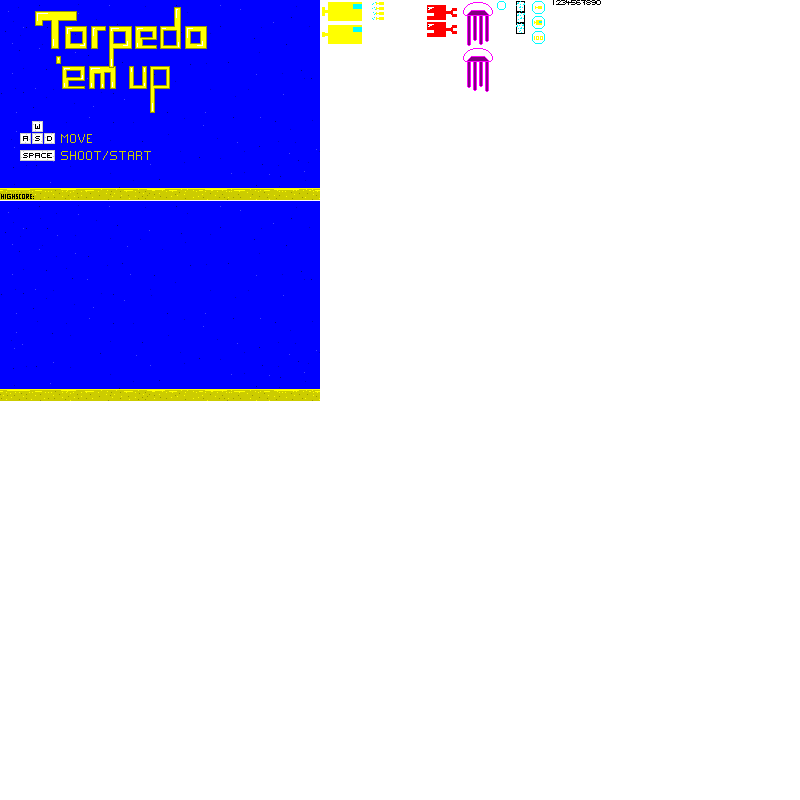
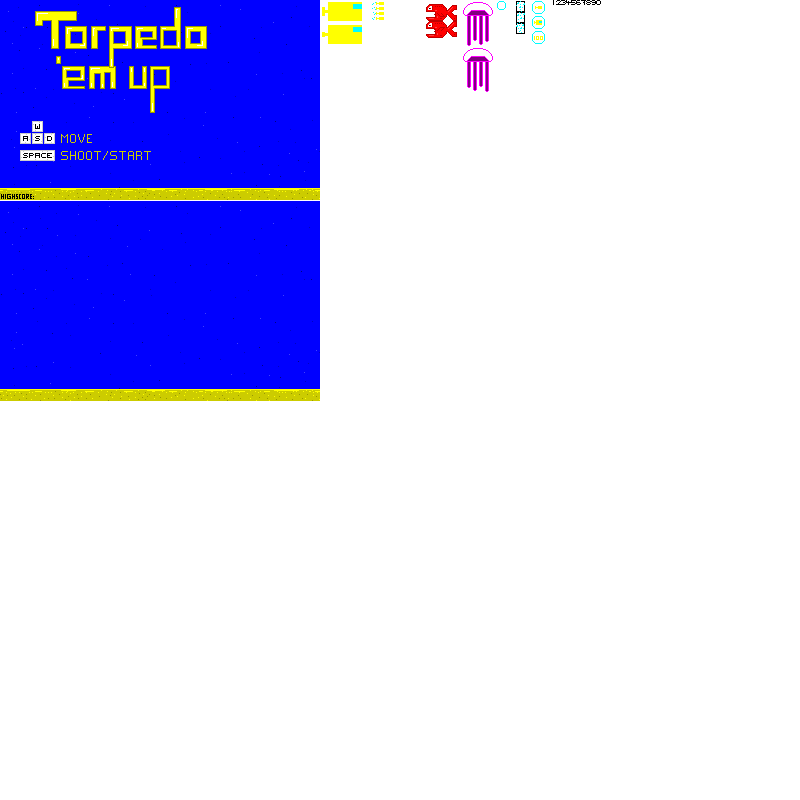
Layer changes from the first (800, 800) image to the second:
painted on "art" over [426, 4, 457, 38]
